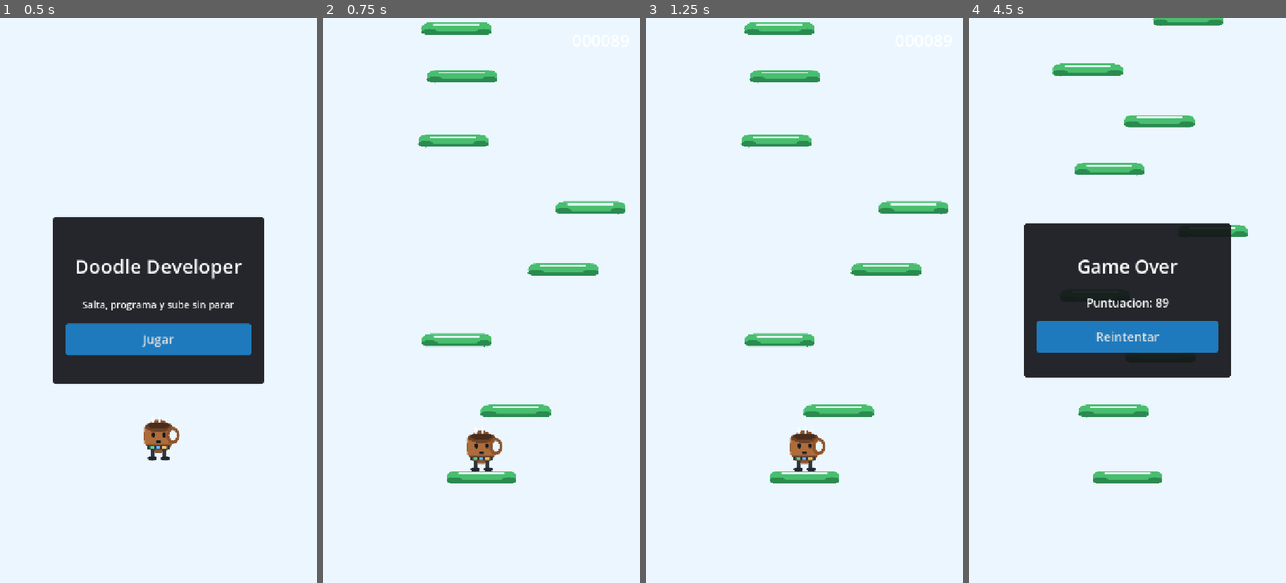
Above: before the commit, frames 1-4 (left to right).
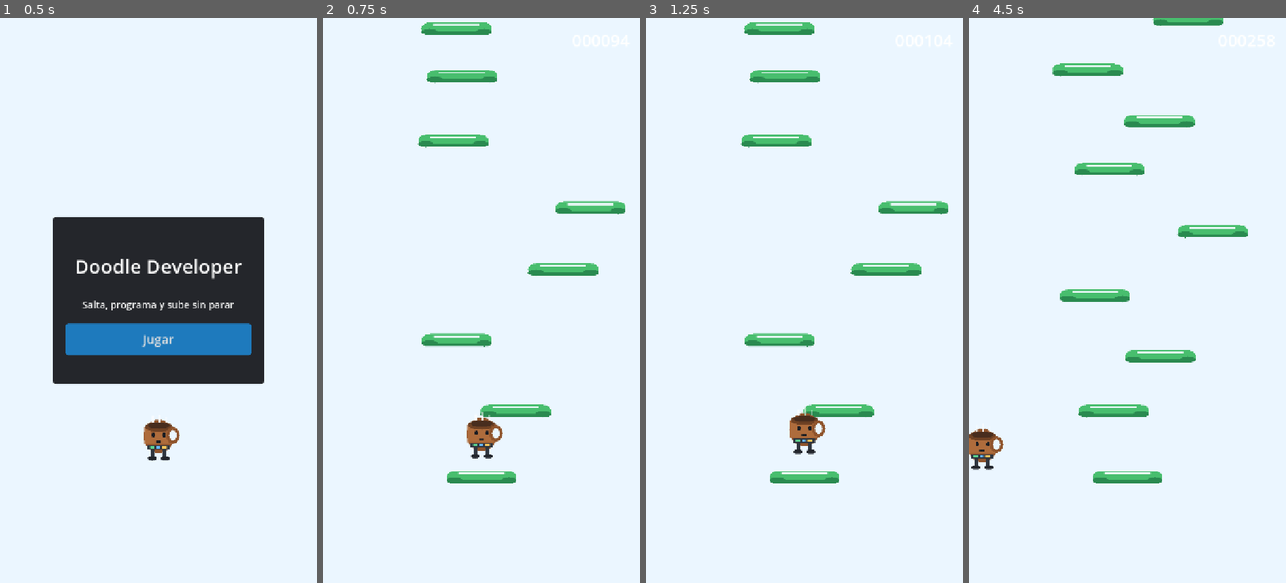
Above: after the commit, the same moments.

Repository: Mukul578/DoodleDeveloper
Game: Godot game, scene res://Scenes/Main.tscn
Same seed, same stepped clock (60 frames per second), same inputs: the game is played once before the commit and once after it.
Inputs:
- Up to frame 1 (0.5 s): no input
- Up to frame 2 (0.75 s): click "Jugar" at 0.5 s
- Up to frame 3 (1.25 s): no input
- Up to frame 4 (4.5 s): tap Enter at 1.25 s; hold Right (move_right) 1.28-2.03 s; hold Left (move_left) 2.03-2.75 s; click "Reintentar" at 2.75 s; tap Space at 3.5 s; hold Right (move_right) from 3.53 s (still down)

Frame 1 is identical in both runs. In frame 2, 0.7% of the frame differs, in the area x 45-57%, y 69-81%; in frame 3, 0.8%; in frame 4, 18%, in the area x 0-83%, y 36-80%.

Commit message:
Corregir rebote del jugador en plataformas

Diff:
--- a/Scripts/player.gd
+++ b/Scripts/player.gd
@@ -28,10 +28,11 @@
 
 	velocity.x = direction * move_speed
 	velocity.y += gravity * delta
+	var was_falling := velocity.y > 0.0
 
 	move_and_slide()
 	_wrap_horizontally()
-	_handle_platform_bounce()
+	_handle_platform_bounce(was_falling)
 
 
 func bounce(extra_multiplier := 1.0) -> void:
@@ -52,8 +53,8 @@
 		position.x = -margin
 
 
-func _handle_platform_bounce() -> void:
-	if velocity.y <= 0.0:
+func _handle_platform_bounce(was_falling: bool) -> void:
+	if not was_falling:
 		return
 
 	for index in get_slide_collision_count():
